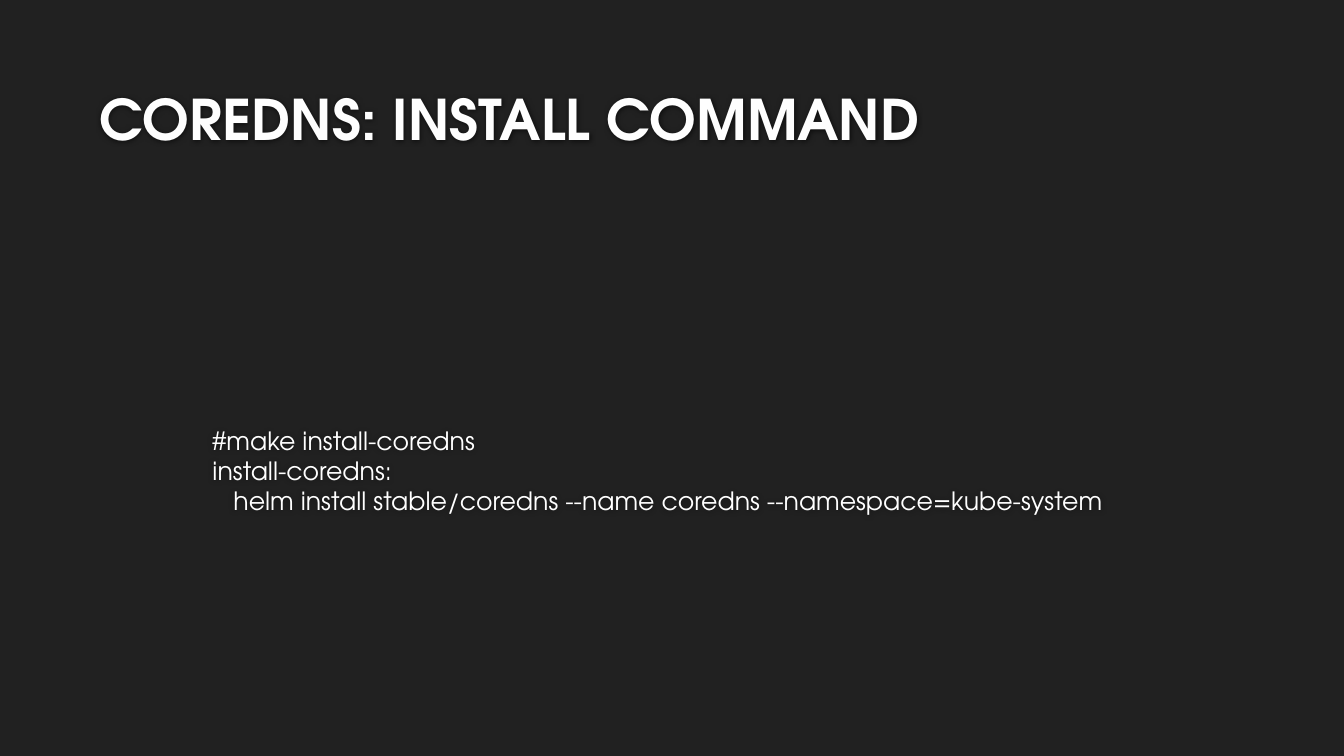
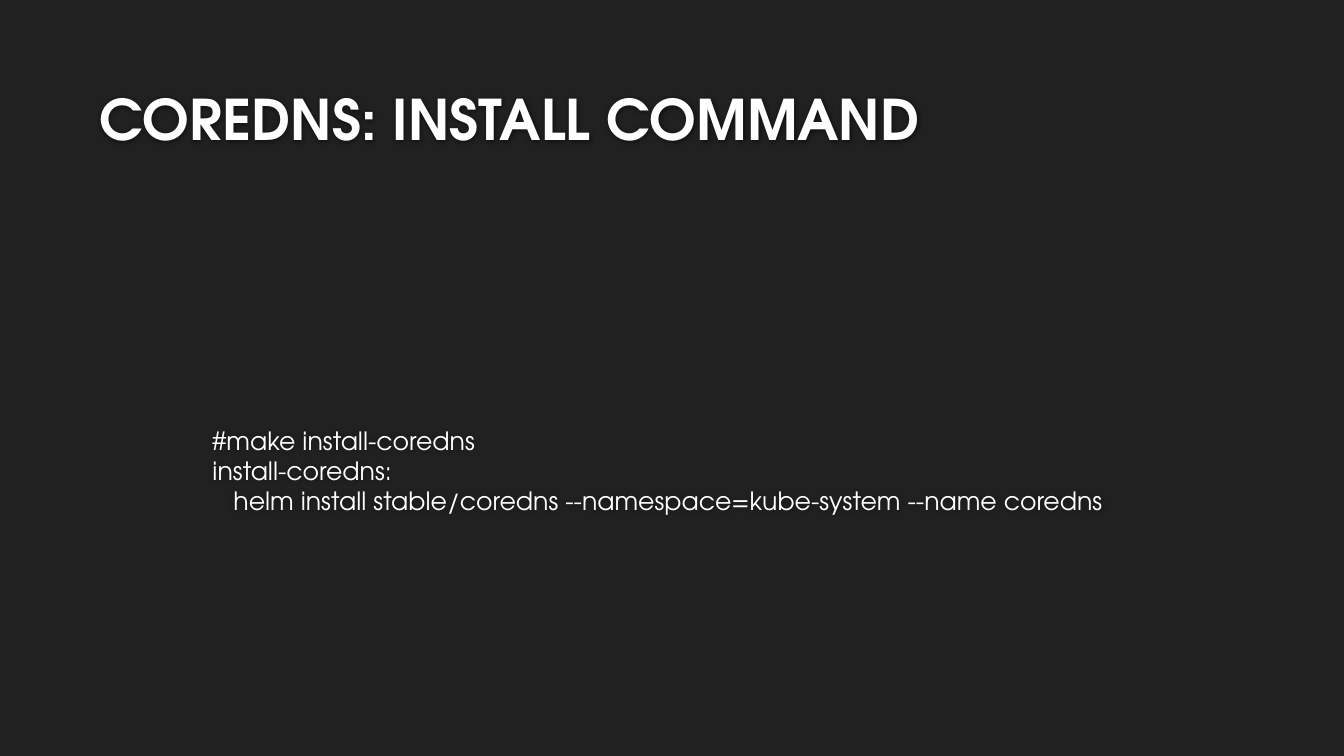
Before and after one commit to bluetechy/NodeJS-Project, a slide deck: slide 4 of Kubernetes Workshop.pptx. Drawn at 1344x756 pixels with LibreOffice and Linux fonts; fonts in the diff are those of the drawing; background and template pictures are left out. Boxes give left, top, right and bottom in pixels: in the first picture for what was removed or moved away, otherwise in the second. Text is boxed around its words. In the diff, an @@ line names an element or a change of style, - is before the commit and + after.

Commit message:
Updating make command.

```diff
--- a/Kubernetes Workshop.pptx
+++ b/Kubernetes Workshop.pptx
@@ text at (x1=212, y1=431, x2=1102, y2=515): text changed @@
-#make install-coredns
-install-coredns:
-helm install stable/coredns --name coredns --namespace=kube-system
+#make install-coredns
+install-coredns:
+helm install stable/coredns --namespace=kube-system --name coredns
```
Also in this commit, not shown: 1 other file.
